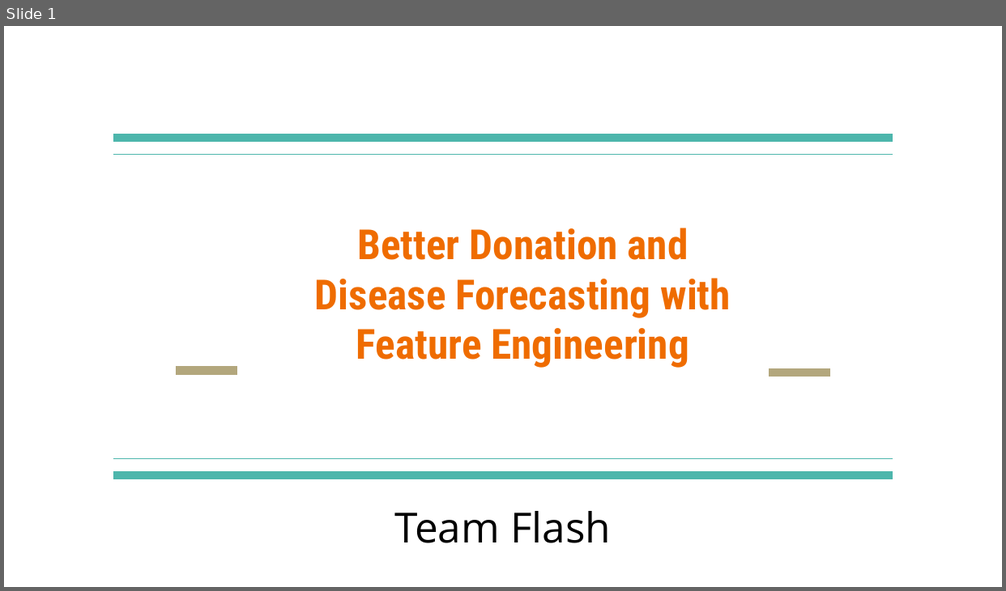
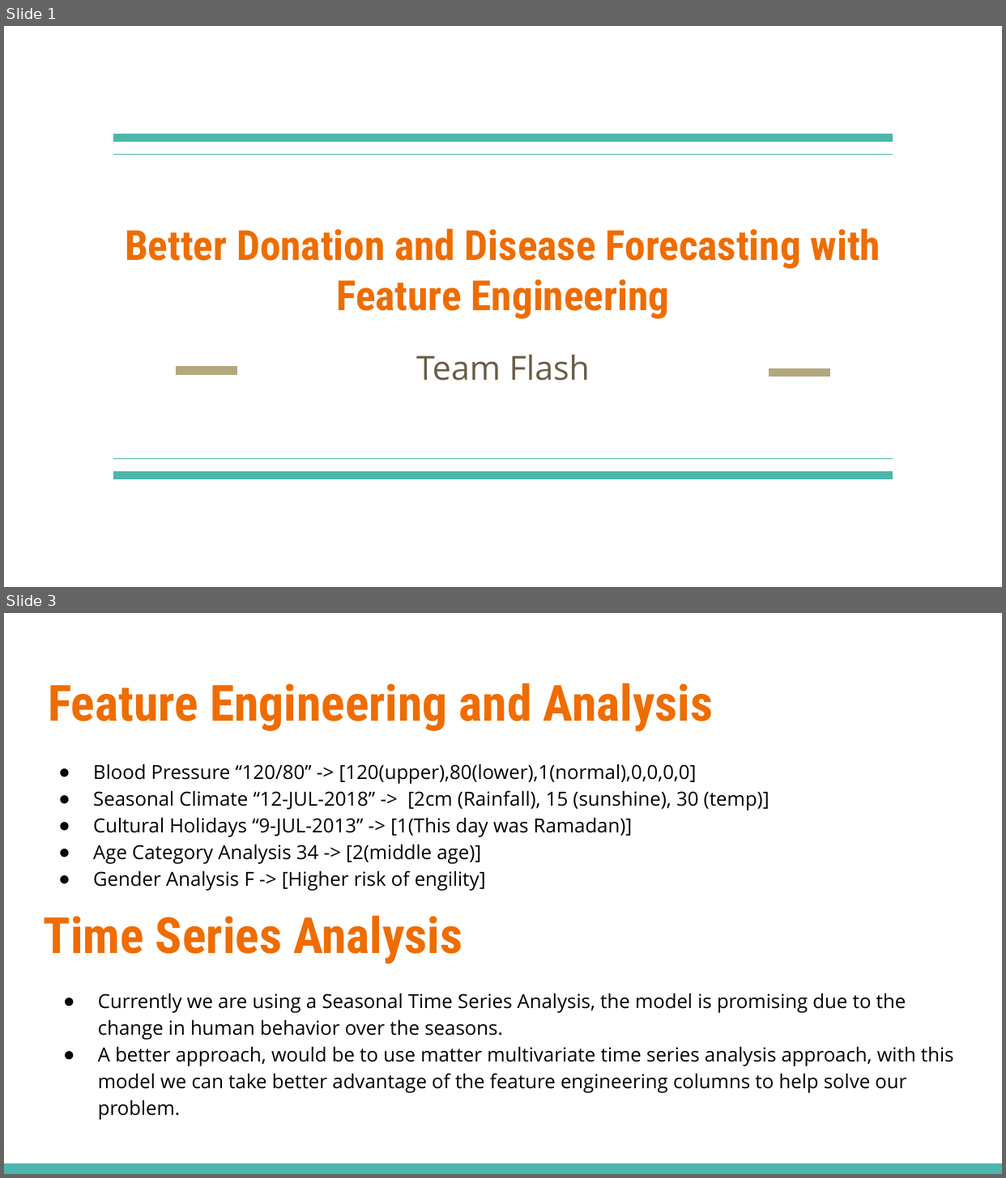
Before and after one commit to aaqibqadeer/Blood-Group-Forecasting, a slide deck: Pitch.pptx. Shown one above the other, each under a label of ours: slide 1 before the commit, slides 1 and 3 after it; the slides between them are not shown. The pictures are 1006x591 and 1006x1178 pixels, drawn with LibreOffice and Linux fonts; fonts in the diff are those of the drawing. Boxes give left, top, right and bottom in pixels: in the first picture for what was removed or moved away, otherwise in the second. Text is boxed around its words. In the diff, an @@ line names an element or a change of style, - is before the commit and + after.

```diff
--- a/Pitch.pptx
+++ b/Pitch.pptx
@@ slide 3 added at <box>4,613,1002,1174</box>, background #FFFFFF @@
@@ title added at <box>48,683,713,731</box>, 36 pt, text #EF6C00, bold @@
+Feature Engineering and Analysis
@@ text added at <box>93,764,769,891</box>, 14 pt, text #000000 @@
+● Blood Pressure “120/80” -> [120(upper),80(lower),1(normal),0,0,0,0]
+● Seasonal Climate “12-JUL-2018” -> [2cm (Rainfall), 15 (sunshine), 30 (temp)]
+● Cultural Holidays “9-JUL-2013” -> [1(This day was Ramadan)]
+● Age Category Analysis 34 -> [2(middle age)]
+● Gender Analysis F -> [Higher risk of engility]
@@ title added at <box>44,915,462,964</box>, 36 pt, text #EF6C00, bold @@
+Time Series Analysis
@@ text added at <box>98,993,954,1120</box>, 14 pt, text #000000 @@
+● Currently we are using a Seasonal Time Series Analysis, the model is promising due to the change in human behavior over the seasons.
+● A better approach, would be to use matter multivariate time series analysis approach, with this model we can take better advantage of the feature engineering columns to help solve our problem.
@@ rectangle added at <box>4,1164,1002,1174</box>, fill #4DB6AC @@
@@ slide 1 changed as well @@
@@ title "Better Donation and Disease Forecasting ..." rewrapped from <box>315,228,731,368</box> to <box>125,228,880,319</box> @@
@@ subtitle "Team Flash": place and size @@
-subtitle "Team Flash" at <box>394,511,611,544</box>
+subtitle "Team Flash" at <box>416,354,590,381</box>
@@ subtitle "Team Flash" at <box>416,354,590,381</box>: size 30 to 24 pt, text colour #000000 to #695D46 @@
```
Also in this commit, not shown: 1 other slide added, 8 slides removed.
